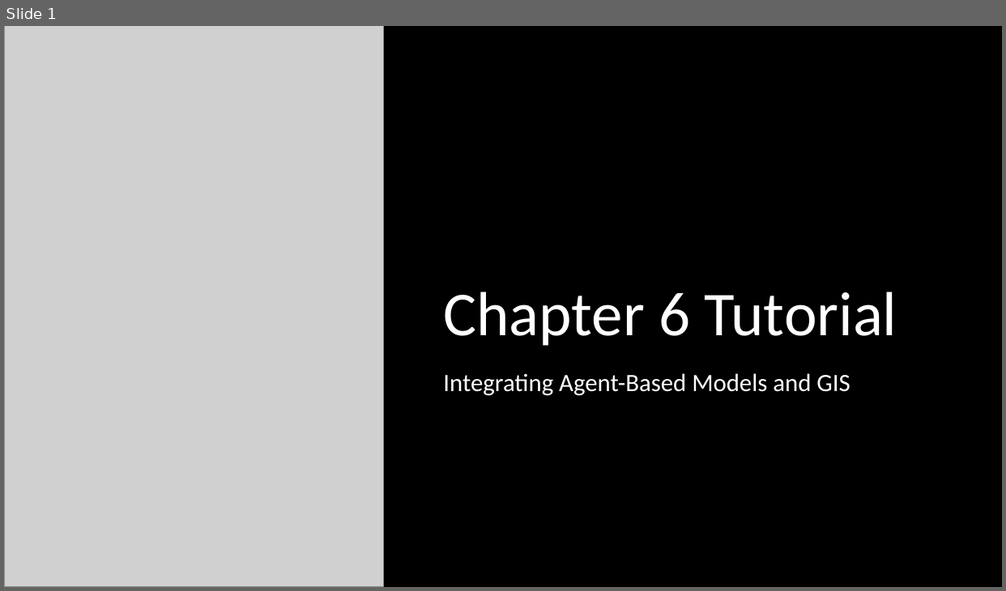
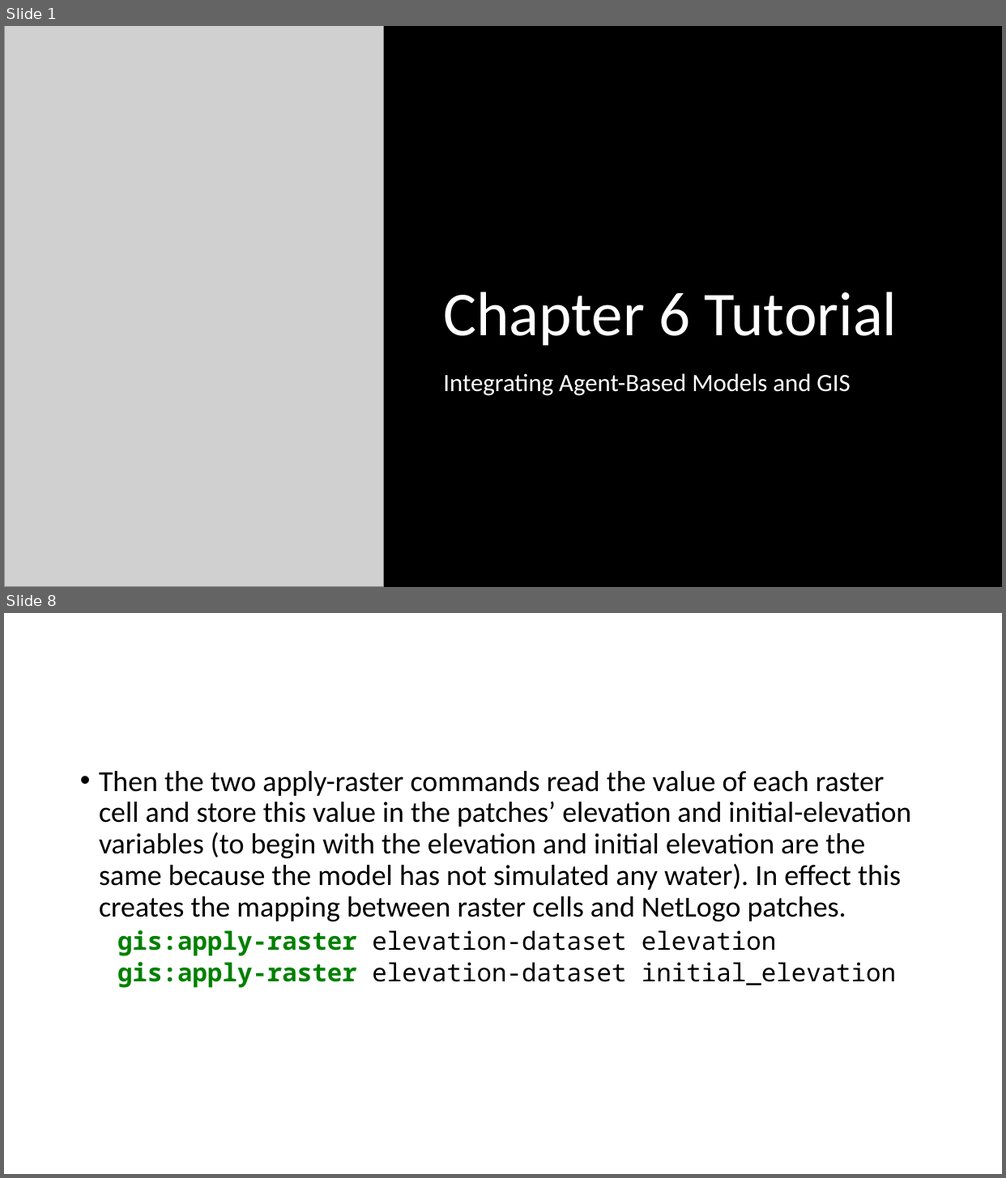
Before and after one commit to abmgis/abmgis, a slide deck: Chapter06-IntegratingABMandGIS/Chapter6_Tutorial.pptx. Shown one above the other, each under a label of ours: slide 1 before the commit, slides 1 and 8 after it; the slides between them are not shown. The pictures are 1006x591 and 1006x1178 pixels, drawn with LibreOffice and Linux fonts; fonts in the diff are those of the drawing; grey boxes stand for pictures. Boxes give left, top, right and bottom in pixels: in the first picture for what was removed or moved away, otherwise in the second. Text is boxed around its words. In the diff, an @@ line names an element or a change of style, - is before the commit and + after.

```diff
--- a/Chapter06-IntegratingABMandGIS/Chapter6_Tutorial.pptx
+++ b/Chapter06-IntegratingABMandGIS/Chapter6_Tutorial.pptx
@@ slide 8 added at (x1=4, y1=613, x2=1002, y2=1174), background #FFFFFF @@
@@ text added at (x1=99, y1=771, x2=911, y2=988), 28 pt, text #000000 @@
+• Then the two apply-raster commands read the value of each raster cell and store this value in the patches’ elevation and initial-elevation variables (to begin with the elevation and initial elevation are the same because the model has not simulated any water). In effect this creates the mapping between raster cells and NetLogo patches.
+  gis:apply-raster elevation-dataset elevation
+  gis:apply-raster elevation-dataset initial_elevation
```
Also in this commit, not shown: 6 other slides added.
